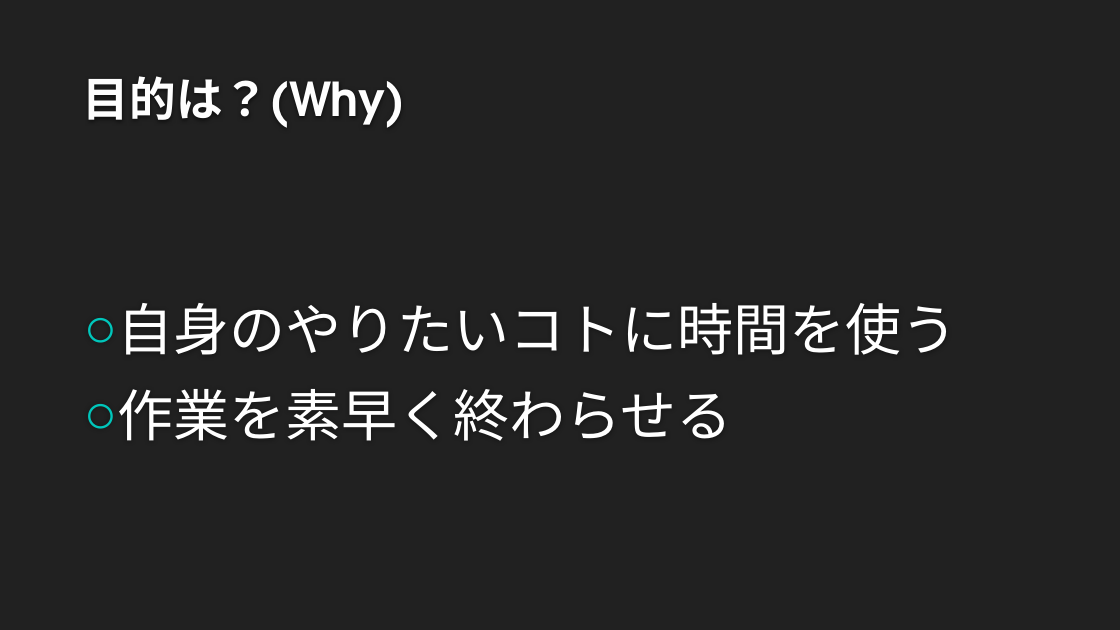
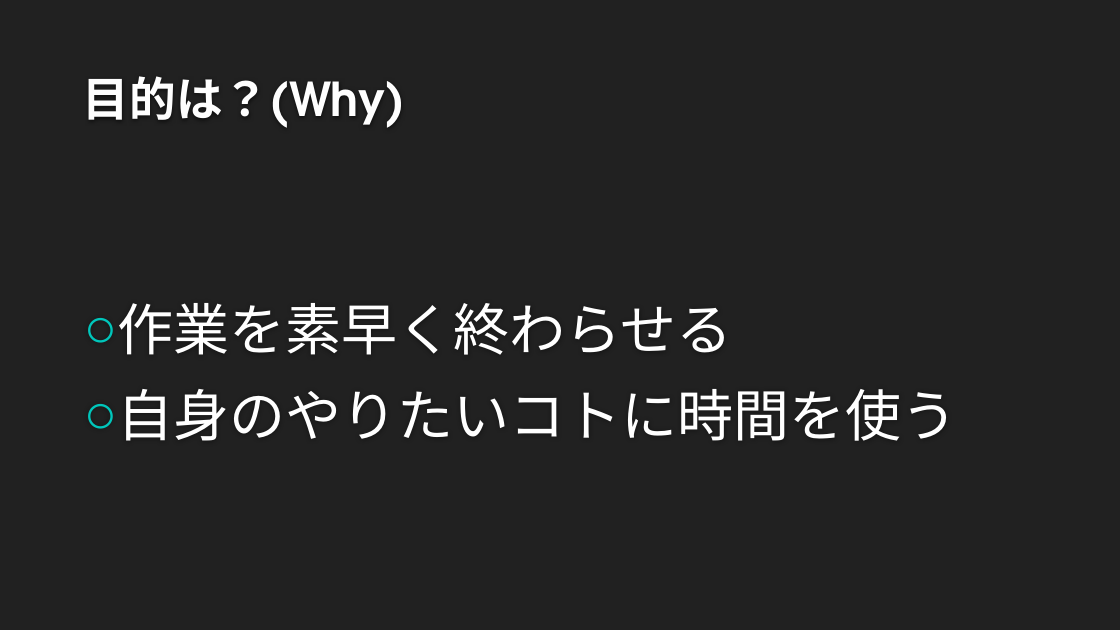
Before and after one commit to SeiyaW/typing, a slide deck: slide 2 of ことわざタイピング.pptx. Drawn at 1120x630 pixels with LibreOffice and Linux fonts; fonts in the diff are those of the drawing; background and template pictures are left out. Boxes give left, top, right and bottom in pixels: in the first picture for what was removed or moved away, otherwise in the second. Text is boxed around its words. In the diff, an @@ line names an element or a change of style, - is before the commit and + after.

```diff
--- a/ことわざタイピング.pptx
+++ b/ことわざタイピング.pptx
@@ text at [117, 303, 732, 355]: paragraph added @@
+○ 作業を素早く終わらせる
@@ text at [117, 389, 732, 441]: paragraph removed @@
-○ 作業を素早く終わらせる
```
Also in this commit, not shown: 1 other slide changed.
